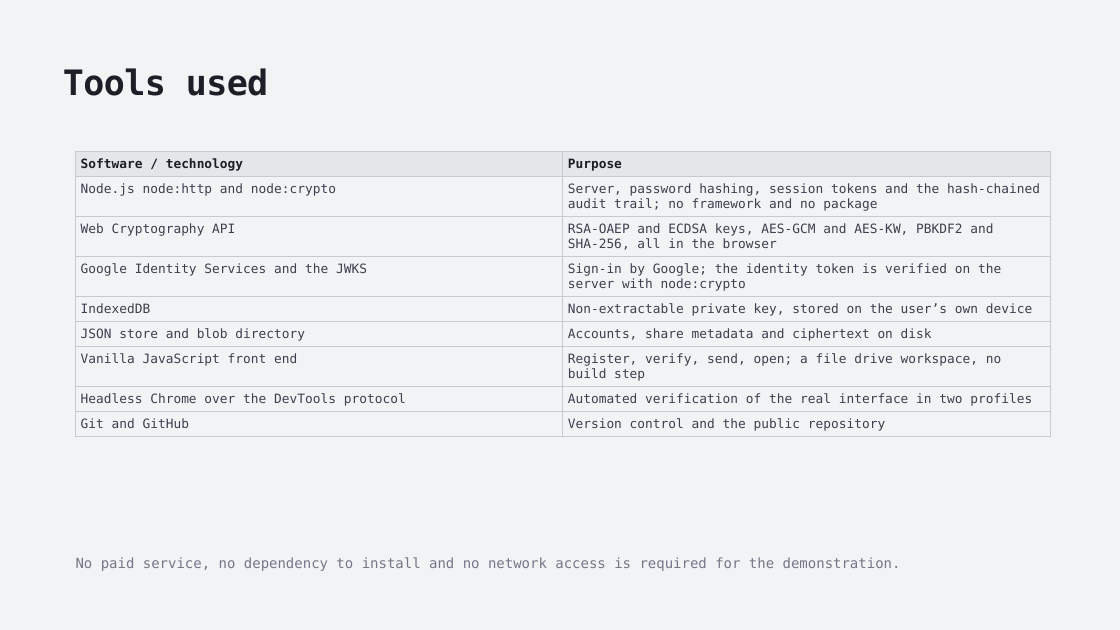
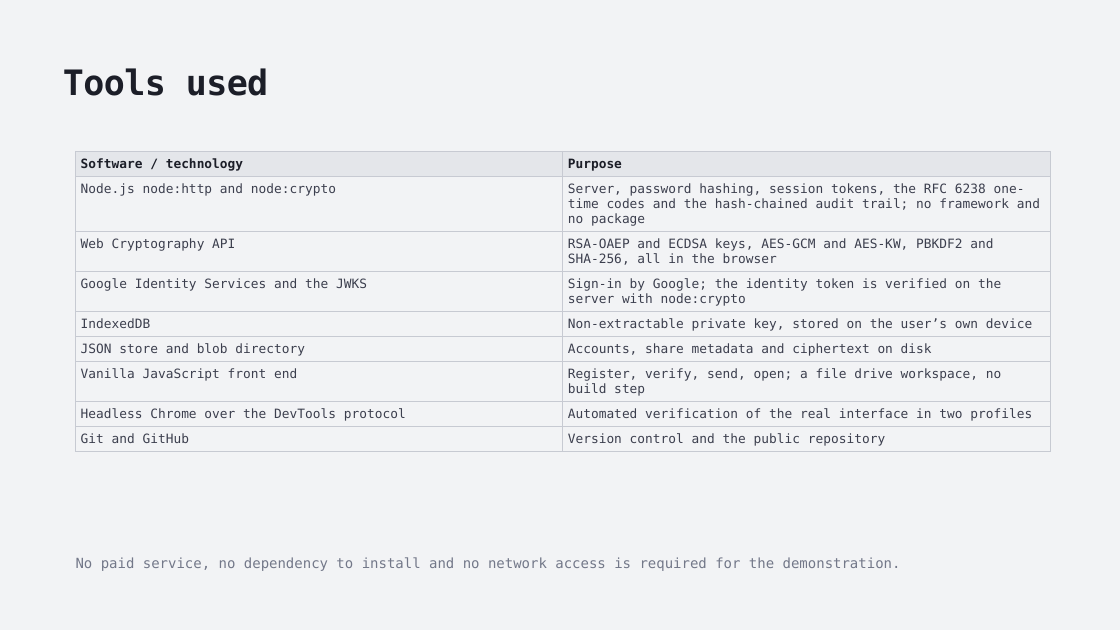
Before and after one commit to aswathas/sugan-project, a slide deck: slide 14 of report/SecureShare-REVIEW-3.pptx. Drawn at 1120x630 pixels with LibreOffice and Linux fonts; fonts in the diff are those of the drawing. Boxes give left, top, right and bottom in pixels: in the first picture for what was removed or moved away, otherwise in the second. Text is boxed around its words. In the diff, an @@ line names an element or a change of style, - is before the commit and + after.

```diff
--- a/report/SecureShare-REVIEW-3.pptx
+++ b/report/SecureShare-REVIEW-3.pptx
@@ table at bbox=[76, 151, 1050, 450] @@
-row 2, column 2: Server, password hashing, session tokens and the hash-chained audit trail; no framework and no package
+row 2, column 2: Server, password hashing, session tokens, the RFC 6238 one-time codes and the hash-chained audit trail; no framework and no package
```
Also in this commit, not shown: 1 other slide changed, 24 other files.
